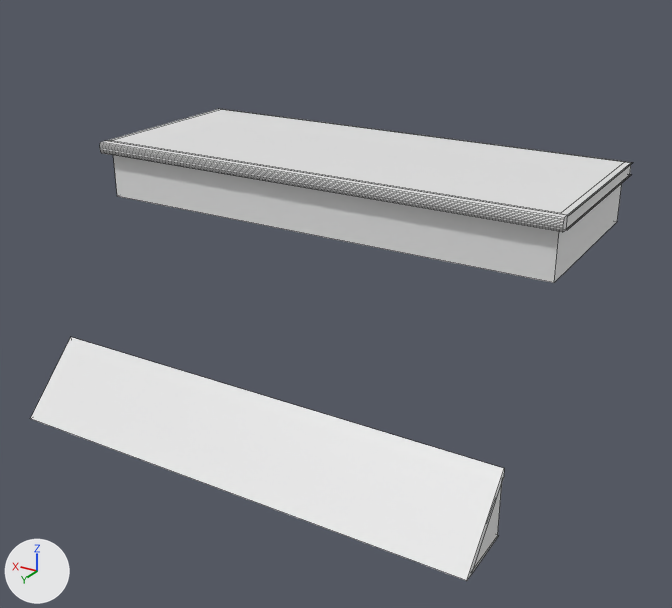
The Blender file Table/table.blend as it was, and as the next commit left it.
Camera for both pictures: a camera (50 mm lens) standing at (-7.31, 8.52, 5.69) and looking at (-2.73, 0.89, 1.87). Arrows for +X, +Y and +Z are at lower left; the lights stay in place. The older version comes first. Mesh edges are drawn as thin lines.
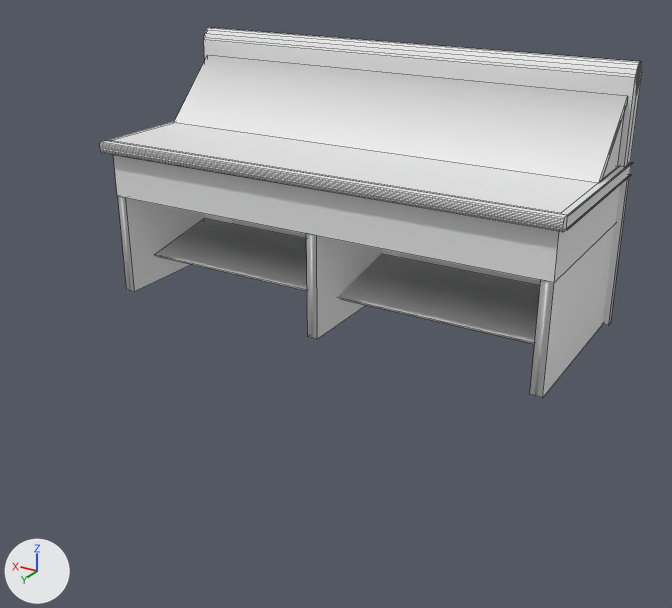
Boxes [x1, y1, x2, y2] around the edits, measured in the pictures (672 x 608 px):
```json
{"object": "Cube.003", "change": "shading changed, moved", "before": [30, 337, 504, 581], "after": [174, 55, 628, 183]}
{"object": "Cube.007", "change": "added", "after": [156, 218, 540, 345]}
{"object": "Cube.001", "change": "added", "after": [204, 27, 642, 167]}
{"object": "Cube.005", "change": "added", "after": [530, 224, 615, 398]}
{"object": "Cube.002", "change": "added", "after": [118, 196, 232, 292]}
{"object": "Cube.006", "change": "added", "after": [306, 234, 402, 339]}
{"object": "Cube.008", "change": "added", "after": [232, 176, 630, 325]}
{"object": "Cube.004", "change": "moved", "before": [474, 484, 502, 568], "after": [602, 112, 625, 179]}
```

Scene script edits in JSON lines:
```json
{"op": "add", "block": "mat_material", "code": ["mat_material = principled_material('Material')", "mat_material.base_color = (0.8, 0.8, 0.8)  # white #e7e7e7"]}
{"block": "me_cube_003", "where": "me_cube_003.from_pydata(...)  # 10 vertices, 6 faces; spans x -1.0..1.0, y -0.88..1.0, z -0.9..0.98"}
{"block": "me_cube_003", "where": "# used by ob_cube_003; location = (-2.45, 2.24, 0.84); scale = (2.59, 0.376, 0.376)"}
{"block": "me_cube_003", "change": "me_cube_003 part 1: all faces are now shaded smooth (6 of 6 changed)"}
{"op": "add", "block": "me_cube_008", "code": ["me_cube_008 = bpy.data.meshes.new('Cube.008')", "me_cube_008.from_pydata(...)  # a box spanning x -1.0..1.0, y -1.0..1.0, z -1.0..1.0", "me_cube_008.polygons.foreach_set('use_smooth', [True] * 6)", "me_cube_008.materials.append(mat_material)  # its picture is missing"]}
{"op": "add", "block": "me_cube_007", "code": ["me_cube_007 = bpy.data.meshes.new('Cube.007')", "me_cube_007.from_pydata([(-1.0, 1.0, -0.89), (-1.0, -0.87, 0.98), (1.0, 1.0, -0.89), (1.0, -0.87, 0.98), (-1.0, 0.74, -0.9), (-1.0, -0.88, 0.74), (1.0, 0.74, -0.9), (1.0, -0.88, 0.74)], [], [(0, 1, 3, 2), (1, 0, 4, 5), (5, 4, 6, 7), (7, 3, 1, 5), (7, 6, 2, 3)])", "me_cube_007.polygons.foreach_set('use_smooth', [True] * 5)", "me_cube_007.materials.append(mat_material)  # its picture is missing"]}
{"op": "add", "block": "me_cube", "code": ["me_cube = bpy.data.meshes.new('Cube')", "me_cube.from_pydata(...)  # 30 vertices, 34 faces; spans x -1.0..1.0, y -1.0..1.0, z -1.0..1.31", "me_cube.polygons.foreach_set('use_smooth', [True] * 34)", "me_cube.materials.append(mat_material)  # its picture is missing"]}
{"op": "set", "path": "ob_cube_003.location", "old": "(-2.45, 2.24, 0.84)", "new": "(-2.45, -0.46, 3.6)"}
{"op": "set", "path": "ob_cube_004.location", "old": "(-2.44, 2.21, 0.81)", "new": "(-2.44, -0.49, 3.56)"}
{"op": "add", "block": "ob_cube_008", "code": ["ob_cube_008 = bpy.data.objects.new('Cube.008', me_cube_008)", "ob_cube_008.location = (-2.46, -0.98, 2.3)", "ob_cube_008.scale = (2.63, -0.0428, 0.832)"]}
{"op": "add", "block": "ob_cube_007", "code": ["ob_cube_007 = bpy.data.objects.new('Cube.007', me_cube_007)", "ob_cube_007.location = (-2.46, 0.09, 1.87)", "ob_cube_007.rotation_euler = (0.593, 0.0, 0.0)  # degrees (34, 0, 0)", "ob_cube_007.scale = (2.47, 0.376, 0.376)"]}
{"op": "add", "block": "ob_cube_006", "code": ["ob_cube_006 = bpy.data.objects.new('Cube.006', me_cube_008.copy())", "ob_cube_006.location = (-2.5, 0.0, 2.05)", "ob_cube_006.rotation_euler = (0.0, 0.0, 1.571)  # degrees (0, 0, 90)", "ob_cube_006.scale = (0.993, -0.0624, 0.577)"]}
{"op": "add", "block": "ob_cube_005", "code": ["ob_cube_005 = bpy.data.objects.new('Cube.005', me_cube_008.copy())", "ob_cube_005.location = (-4.97, 0.0, 2.05)", "ob_cube_005.rotation_euler = (0.0, 0.0, 1.571)  # degrees (0, 0, 90)", "ob_cube_005.scale = (0.993, -0.0624, 0.577)"]}
{"op": "add", "block": "ob_cube_002", "code": ["ob_cube_002 = bpy.data.objects.new('Cube.002', me_cube_008.copy())", "ob_cube_002.location = (0.05, 0.0, 2.05)", "ob_cube_002.rotation_euler = (0.0, 0.0, 1.571)  # degrees (0, 0, 90)", "ob_cube_002.scale = (0.993, -0.0624, 0.577)"]}
{"op": "add", "block": "ob_cube_001", "code": ["ob_cube_001 = bpy.data.objects.new('Cube.001', me_cube)", "ob_cube_001.location = (-2.45, -0.91, 3.71)", "ob_cube_001.scale = (2.63, -0.116, 0.444)"]}
```
